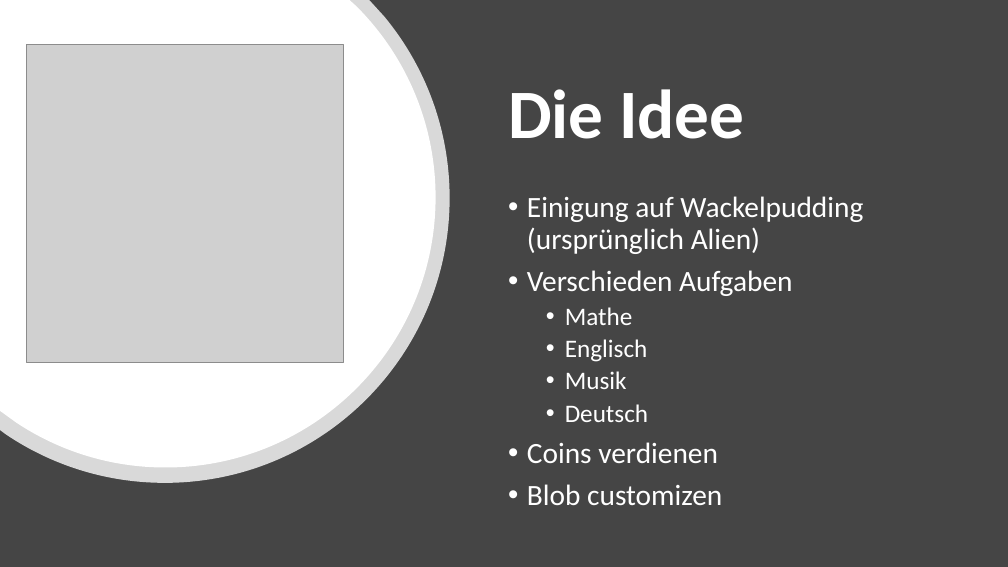
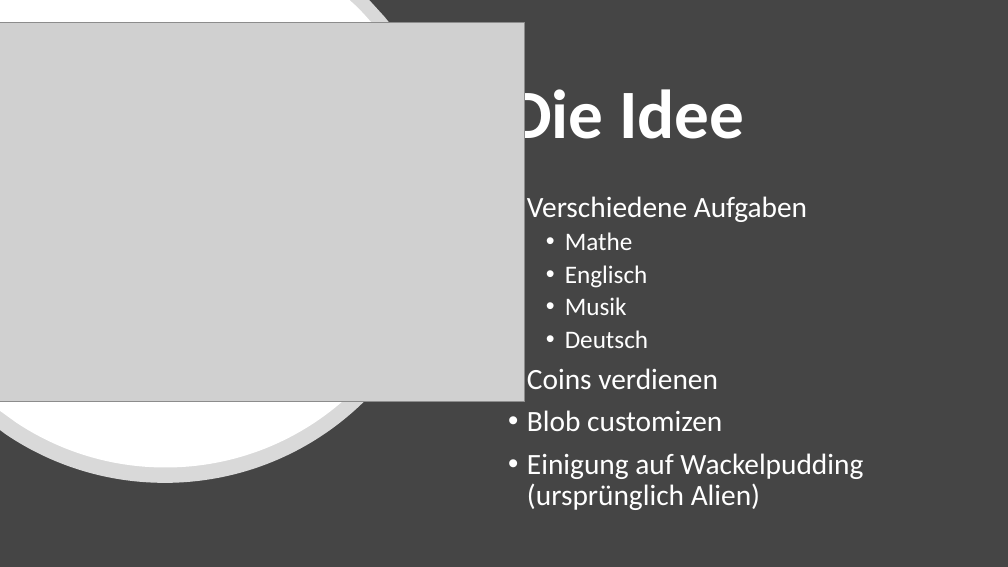
Before and after one commit to sevsev9/blob, a slide deck: slide 2 of PR-Folder/Projekt_blob_präsentation.pptx. Drawn at 1008x567 pixels with LibreOffice and Linux fonts; fonts in the diff are those of the drawing; grey boxes stand for pictures. Boxes give left, top, right and bottom in pixels: in the first picture for what was removed or moved away, otherwise in the second. Text is boxed around its words. In the diff, an @@ line names an element or a change of style, - is before the commit and + after.

```diff
--- a/PR-Folder/Projekt_blob_präsentation.pptx
+++ b/PR-Folder/Projekt_blob_präsentation.pptx
@@ picture added at (x1=0, y1=23, x2=525, y2=402) @@
@@ picture removed at (x1=26, y1=45, x2=343, y2=361) @@
@@ text at (x1=527, y1=196, x2=807, y2=222): text changed @@
-• Einigung auf Wackelpudding (ursprünglich Alien)
-• Verschieden Aufgaben
+• Verschiedene Aufgaben
@@ text at (x1=527, y1=453, x2=863, y2=510): paragraph added @@
+• Einigung auf Wackelpudding (ursprünglich Alien)
```
Also in this commit, not shown: 1 other file.
